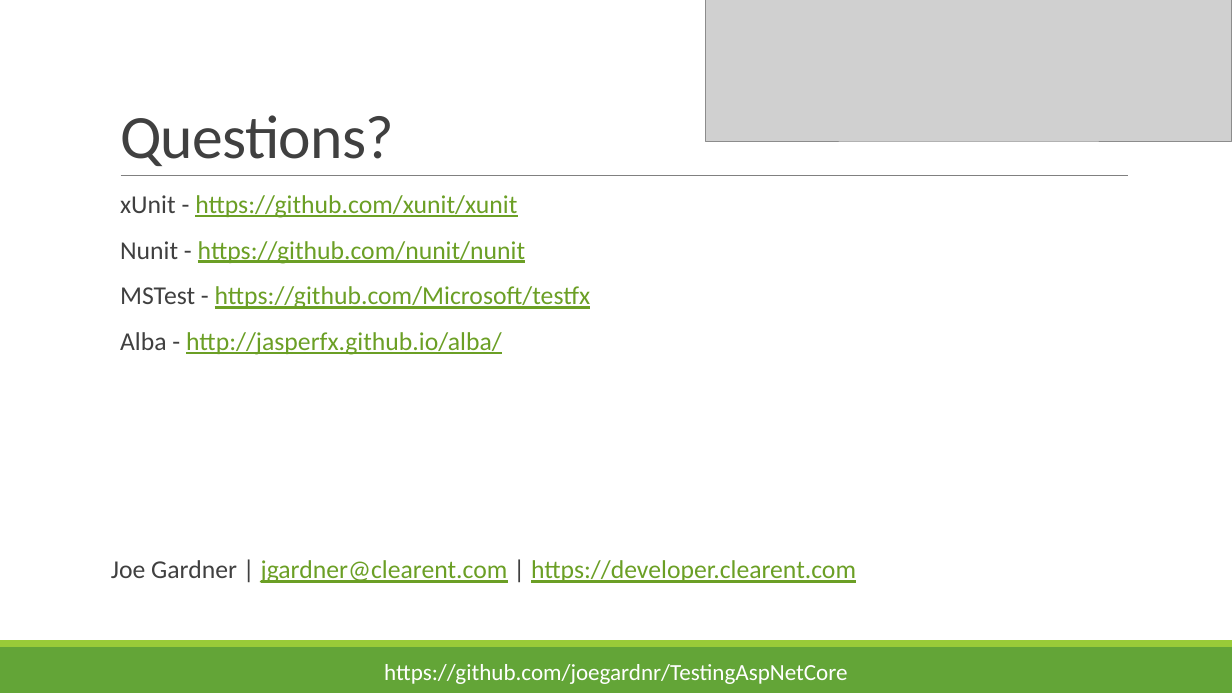
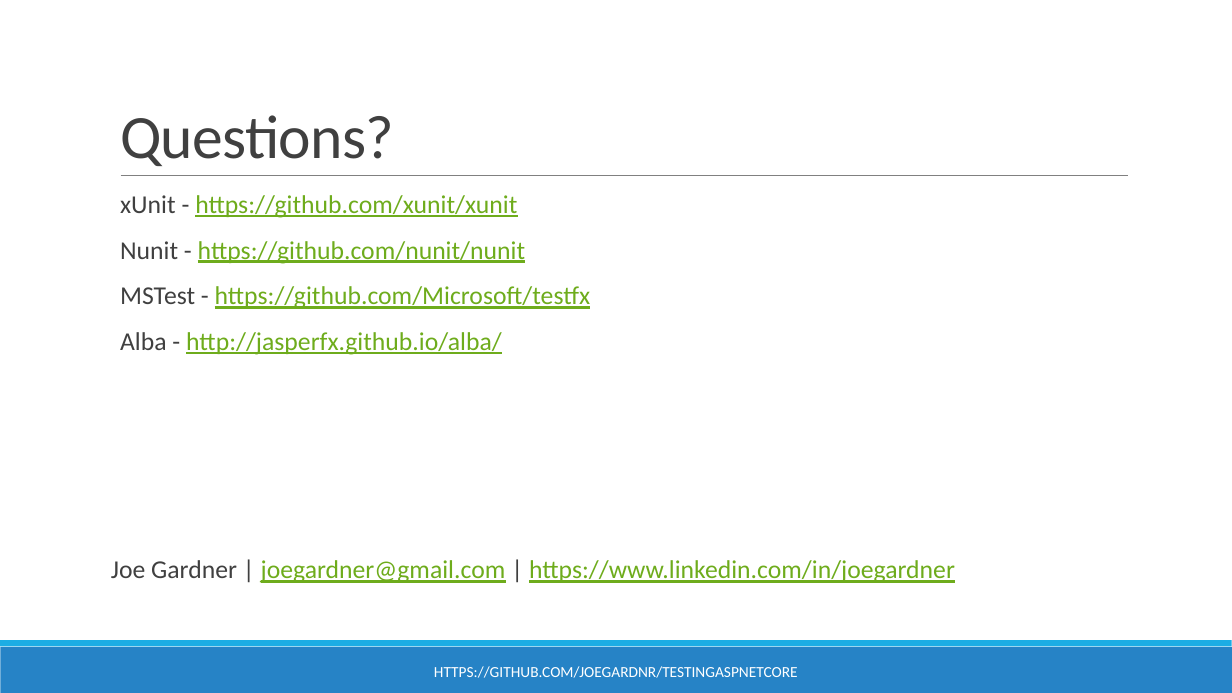
Before and after one commit to joegardnr/TestingAspNetCore, a slide deck: slide 15 of TestingASPNetCore.pptx. Drawn at 1232x693 pixels with LibreOffice and Linux fonts; fonts in the diff are those of the drawing; grey boxes stand for pictures. Boxes give left, top, right and bottom in pixels: in the first picture for what was removed or moved away, otherwise in the second. Text is boxed around its words. In the diff, an @@ line names an element or a change of style, - is before the commit and + after.

Commit message:
Update to ASP.Net Core 3.1

```diff
--- a/TestingASPNetCore.pptx
+++ b/TestingASPNetCore.pptx
@@ picture removed at <box>706,0,1232,141</box> @@
@@ text at <box>111,560,955,583</box>: text changed; text colour #6B9F25 to #6EAC1C @@
-Joe Gardner | jgardner@clearent.com | https://developer.clearent.com
+Joe Gardner | joegardner@gmail.com | https://www.linkedin.com/in/joegardner
@@ rectangle at <box>0,647,1232,693</box>: fill #63A537 to #2683C6 @@
@@ rectangle at <box>0,640,1232,647</box>: fill #99CB38 to #1CADE4 @@
@@ text at <box>434,666,798,678</box>: text changed; size 18 to 12 pt @@
-https://github.com/joegardnr/TestingAspNetCore
+HTTPS://GITHUB.COM/JOEGARDNR/TESTINGASPNETCORE
```
Also in this commit, not shown: 15 other slides changed, 6 other files.
